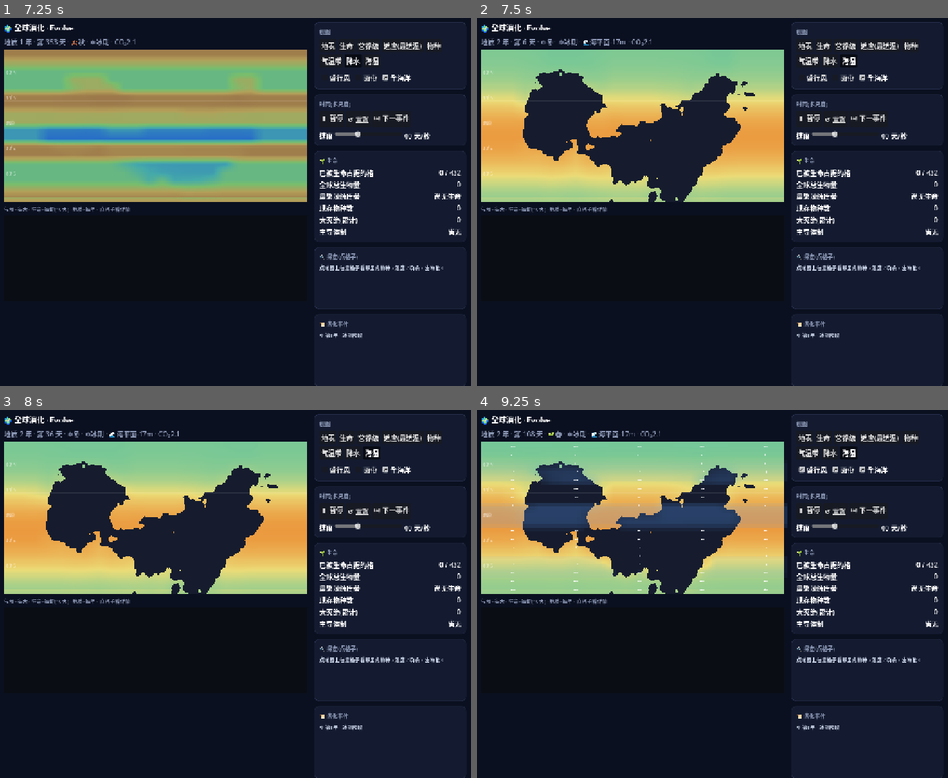
Above: before the commit, frames 1-4 (two rows, left to right).
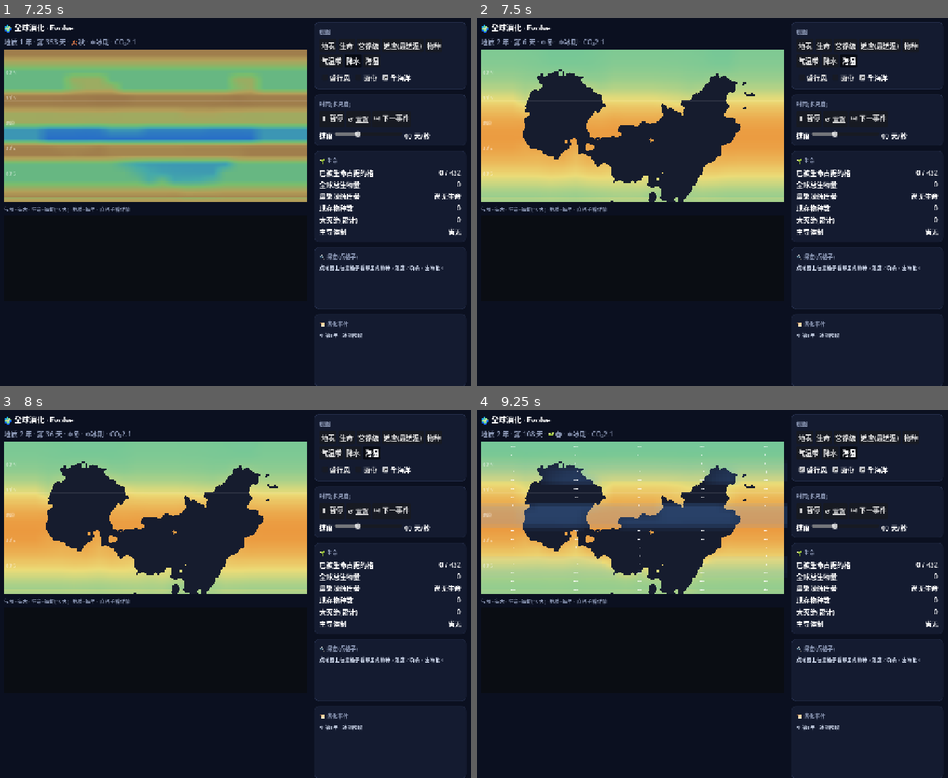
Above: after the commit, the same moments.

Repository: Mass404/survival-model
Game: Godot game, scene res://Main.tscn
The game is run twice, just before and just after one commit, with the same random seed, the same clock (stepped at 60 frames per second) and the same inputs.
Inputs:
- Up to frame 1 (7.25 s): click "全海洋" at 0.5 s; click "↺ 重置" at 1.25 s; click "地表" at 2 s; click "生命" at 2.75 s; click "营养级" at 3.5 s; click "适应(最适温)" at 4.25 s; click "物种" at 5 s; click "气温带" at 5.75 s; click "降水" at 6.5 s
- Up to frame 2 (7.5 s): click "海温" at 7.25 s
- Up to frame 3 (8 s): no input
- Up to frame 4 (9.25 s): click "盛行风" at 8 s; click "雨带" at 8.75 s

Frame 1 is identical in both runs. In frame 2, 0.4% of the frame differs, in the area x 9-59%, y 5-50%; in frame 3, 0.4%; in frame 4, 0.5%.

Commit message:
feat: G4 全球逐格雪/冰川 + 反照率(真冰量驱动海平面)
- World.gd:snowStep 逐格雪/冰川年质量平衡(冷格积雪→久雪成冰川,流动崩解回海+暖融→有界);雪盖反照率致冷反馈(Teff)；_seaStep 改用真实雪+冰川总量(替代 climCool 代理),基准等极冰盖形成后再定(永久冰盖不算海退)+物理钳 ±150m
- gcheck G4验证:极区冰8421≫赤道0、总冰量有界11197、海平面-150m合理
- 真实冰盖取代代理,把局部雪冰机制下放全球

Co-Authored-By: Claude Opus 4.8 <noreply@anthropic.com>

Diff:
--- a/godot/gcheck.gd
+++ b/godot/gcheck.gd
@@ -48,4 +48,16 @@
 	lowLoad /= third; highLoad /= third
 	var river_ok: bool = lowLoad > highLoad * 1.2
 	print("G3 河网(下游低地溶解载量 %.1f > 源头高地 %.1f): %s" % [lowLoad, highLoad, "✅" if river_ok else "❌"])
-	quit(0 if (spatial and gw_ok and ro_ok and river_ok) else 1)
+
+	# G4 逐格雪/冰川:极区/高山积雪成冰(赤道无),真冰量驱动海平面
+	var polarSnow := 0.0; var eqSnow := 0.0
+	for j in Sim.NLat:
+		var lat: float = abs(w.latof(j))
+		for i in Sim.NLon:
+			var s: float = w.Snow[j * Sim.NLon + i] + w.Glacier[j * Sim.NLon + i]
+			if lat > 55.0: polarSnow += s
+			elif lat < 30.0: eqSnow += s
+	var seaM: float = abs(w.seaOffset * 2000.0)
+	var g4ok: bool = polarSnow > 10.0 and polarSnow > eqSnow + 10.0 and w.iceVol > 0.0 and seaM < 300.0
+	print("G4 雪冰(极区冰%.0f ≫ 赤道%.0f · 总冰量%.0f · 海平面%+.0fm): %s" % [polarSnow, eqSnow, w.iceVol, w.seaOffset * 2000.0, "✅" if g4ok else "❌"])
+	quit(0 if (spatial and gw_ok and ro_ok and river_ok and g4ok) else 1)
--- a/godot/sim/World.gd
+++ b/godot/sim/World.gd
@@ -241,6 +241,13 @@
 var Down := PackedInt32Array()       # 每格下游格索引(-1=汇/洋)
 var _drainOrder := PackedInt32Array() # 按高程从高到低的处理顺序
 const RIVER_GK := 0.5                 # 径流→溶解元素下游搬运系数
+# G4 逐格雪/冰川(真冰量喂海平面,替代 climCool 代理)
+var Snow := PackedFloat64Array()
+var Glacier := PackedFloat64Array()
+const SNOW_LINE := 0.0                # 雪线有效温(Teff≤此值积雪)
+const SNOW_MAX := 80.0                # 单格雪上限
+const GLAC_FLOW := 0.05               # 冰川流动/崩解损耗率(回海,使冰量有界)
+const ICE_SEA_K := 0.00003            # 真冰量→海平面偏移(标定到 ~百米级海退)
 const WK := 0.0006        # 风化基率
 const E_BURY := 5e-4      # 海洋埋藏率(对超本底)
 const E_RETURN := 0.03    # 俯冲池→火山返还(每地质年)
@@ -450,7 +457,9 @@
 
 # ---------- 生命层 ----------
 func Teff(j: int, i: int) -> float:
-	return T[j * NLon + i] + cGhouse * (globalCO2 - CO2ref) - climCool * pow(abs(_LAT[j]) / 90.0, 1.3) * 2.0 - impactWinter
+	var k := j * NLon + i
+	var sa: float = (clampf(Snow[k] / 20.0, 0.0, 1.0) * 4.0) if Snow.size() == SZ else 0.0   # 雪盖反照率致冷
+	return T[k] + cGhouse * (globalCO2 - CO2ref) - climCool * pow(abs(_LAT[j]) / 90.0, 1.3) * 2.0 - sa - impactWinter
 func updateHab() -> void:
 	for j in NLat:
 		var jb := j * NLon
@@ -526,6 +535,19 @@
 			var mv: float = disE[b0 + e] * frac
 			disE[b0 + e] -= mv; disE[b1 + e] += mv
 	Runoff.fill(0.0)
+
+func snowStep() -> void:   # G4 逐格雪/冰川年质量平衡:冷格积雪→久雪成冰川,暖格消融。喂真冰量给海平面
+	for j in NLat:
+		var jb := j * NLon
+		for i in NLon:
+			var k := jb + i
+			var te: float = Teff(j, i)
+			if te <= SNOW_LINE:
+				Snow[k] = min(Snow[k] + (SNOW_LINE - te) * 0.3 + P[k] * 1.0, SNOW_MAX)
+			else:
+				Snow[k] = max(0.0, Snow[k] - (te - SNOW_LINE) * 2.0)
+			if Snow[k] > 40.0: Glacier[k] += 0.3                          # 厚雪转冰川
+			Glacier[k] = max(0.0, Glacier[k] - GLAC_FLOW * Glacier[k] - max(0.0, te - SNOW_LINE) * 0.5)  # 流动崩解(回海)+暖融→有界
 
 func stepLife(dt: float) -> void:
 	updateHab()
@@ -906,10 +928,12 @@
 func effSea() -> float:                       # 当前有效海平面阈值(高程单位)
 	return (geo.SEA if geo != null else SEA_BASE) + seaOffset
 func _seaStep() -> void:                       # 冰量↔海平面,守恒;冰多→海退→重算海陆
-	var target := iceAccK * climCool
-	iceVol += iceRelax * (target - iceVol)
-	if refIce < 0.0: refIce = iceVol
-	seaOffset = -seaK * (iceVol - refIce)
+	var ice := 0.0
+	for k in SZ: ice += Snow[k] + Glacier[k]    # G4:真实雪+冰川总量(替代 climCool 代理)
+	iceVol = ice
+	if refIce < 0.0 and geoT >= 6: refIce = iceVol     # 等极冰盖基线形成再定基准(永久冰盖不算海退)
+	var rf: float = refIce if refIce >= 0.0 else iceVol
+	seaOffset = clampf(-ICE_SEA_K * (iceVol - rf), -0.075, 0.075)   # 物理上限 ±150m
 	if geo != null:
 		var m = geo.coarse_land_at(NLat, NLon, effSea())
 		for j in NLat:
@@ -930,6 +954,7 @@
 		if erupt > 0:                            # 喷发注碳(岩石/地幔→大气,守恒)
 			var pulse: float = min(rockC, erupt * 0.5)
 			rockC -= pulse; for ck in SZ: Co2[ck] += pulse                             # 火山喷发注碳(岩石→每格大气,守恒)
+	snowStep()
 	_seaStep()
 	carbonStep()
 	elementStep()
@@ -985,6 +1010,7 @@
 	subPoolE = PackedFloat64Array(); subPoolE.resize(NE)
 	rockE = PackedFloat64Array(); rockE.resize(NE); rockE.fill(100000.0)
 	Soil = gridF(SOIL_CAP * 0.5); GW = gridF(2.0); Runoff = gridF(0.0)
+	Snow = gridF(0.0); Glacier = gridF(0.0)
 	_buildDrainage()
 	for k in SZ:
 		if Land[k] == 0:
